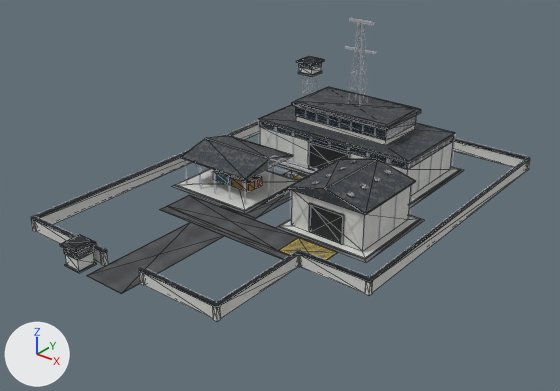
A saved change to the glTF model Models/naval_command_lvl2.glb.
One viewpoint serves both versions: a camera (50 mm lens) standing at (107.8, -143.2, 87.4) and looking at (0.3, -8.9, 4.1). The lights are fixed; the arrows at lower left show +X, +Y and +Z. The older version comes first. Mesh edges are drawn as thin lines on the coarser meshes. Vertices at exactly the same position are counted once.

The scene before the commit, as lines of its bpy script (objects in view):
```python
me_nvc_l2_asphalt_010 = bpy.data.meshes.new('NVC_L2_Asphalt.010')
me_nvc_l2_asphalt_010.from_pydata(...)  # 64 vertices, 108 faces; spans x -23.2..23.2, y -58.5..12.1, z 0.0..0.1
me_nvc_l2_asphalt_010.materials.append(mat_mat_no_asphalt)  # picture img_tex_no_asphalt
me_nvc_l2_concdark_007 = bpy.data.meshes.new('NVC_L2_ConcDark.007')
me_nvc_l2_concdark_007.from_pydata(...)  # 48 vertices, 72 faces; spans x -35.7..30.9, y -58.9..50.7, z 0.0..16.0
me_nvc_l2_concdark_007.materials.append(mat_mat_no_concrete_dark)  # picture img_tex_no_concrete_dark
me_nvc_l2_windowdark_007 = bpy.data.meshes.new('NVC_L2_WindowDark.007')
me_nvc_l2_windowdark_007.from_pydata(...)  # a box spanning x -19.3..-14.8, y -58.7..-54.3, z 3.1..4.2; a box spanning x -26.0..22.0, y 15.0..39.0, z 8.8..10.4; a box spanning x -16.7..12.7, y 19.3..34.7, z 12.9..16.1; a box spanning x -35.6..-30.4, y 45.4..50.6, z 17.5..18.5
me_nvc_l2_windowdark_007.materials.append(mat_mat_no_window_dark)  # picture img_tex_no_window_dark
ob_nvc_l2_asphalt = bpy.data.objects.new('NVC_L2_Asphalt', me_nvc_l2_asphalt_010)
ob_nvc_l2_asphalt.location = (0.0, 0.0, 0.0)
ob_nvc_l2_concdark = bpy.data.objects.new('NVC_L2_ConcDark', me_nvc_l2_concdark_007)
ob_nvc_l2_concdark.location = (0.0, 0.0, 0.0)
ob_nvc_l2_windowdark = bpy.data.objects.new('NVC_L2_WindowDark', me_nvc_l2_windowdark_007)
ob_nvc_l2_windowdark.location = (0.0, 0.0, 0.0)
# also in view: 'NVC_L2_SteelTruss' at (0.0, 0.0, 20.4); 'NVC_L2_SteelDark' at (0.0, -2.4, 10.3); 'NVC_L2_DoorCorr' at (7.0, 0.4, 4.4); 'NVC_L2_HatchZone' at (7.2, -6.8, 0.1); 'NVC_L2_ConcLight' at (0.0, -2.6, 9.5)
```
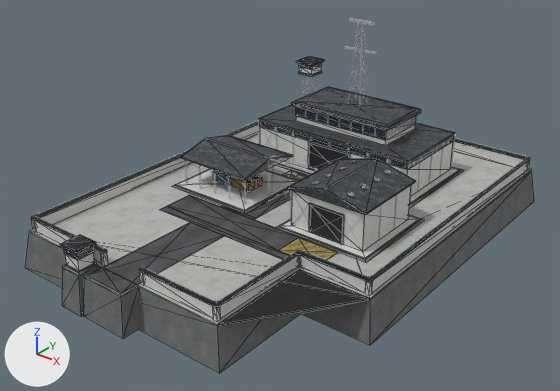
What differs and where, as boxes (x1, y1, x2, y2) in the pictures (560 x 391 px):
'NVC_L2_ConcMid', added: after (29, 134, 532, 326)
'NVC_L2_ConcDark', reshaped (27% wider, 49% taller): before (65, 71, 464, 273); after (25, 71, 534, 373)
part 1 of me_nvc_l2_concdark_007, added: after (25, 171, 534, 373)

Diff of the bpy script that builds the scene:
```diff
--- a/Models/naval_command_lvl2.glb.py
+++ b/Models/naval_command_lvl2.glb.py
@@ img_tex_no_concrete_mid @@
+img_tex_no_concrete_mid = load_image('tex_no_concrete_mid', '_unpacked/tex_no_concrete_mid', 512, 512, 'sRGB')
@@ mat_mat_no_concrete_mid @@
+mat_mat_no_concrete_mid = principled_material('Mat_NO_Concrete_Mid')
+mat_mat_no_concrete_mid.texture = img_tex_no_concrete_mid
+mat_mat_no_concrete_mid.roughness = 0.88
@@ me_nvc_l2_concdark_007 @@
 # used by ob_nvc_l2_concdark; location = (0.0, 0.0, 0.0)
-me_nvc_l2_concdark_007.from_pydata(...)  # 48 vertices, 72 faces; spans x -35.7..30.9, y -58.9..50.7, z 0.0..16.0
+me_nvc_l2_concdark_007.from_pydata(...)  # 76 vertices, 116 faces; spans x -40.8..40.8, y -60.4..55.8, z -10.0..16.0
+# me_nvc_l2_concdark_007 part 1
+# 28 vertices are added at x -40.8..40.8, y -60.4..55.8, z -10.0..-0.3
+# 44 new faces join them
 me_nvc_l2_concdark_007.materials.append(mat_mat_no_concrete_dark)
@@ me_nvc_l2_concmid_001 @@
+me_nvc_l2_concmid_001.from_pydata(...)  # 28 vertices, 44 faces; spans x -39.2..39.2, y -59.3..54.2, z -0.4..0.0
+me_nvc_l2_concmid_001.materials.append(mat_mat_no_concrete_mid)  # picture img_tex_no_concrete_mid
@@ ob_nvc_l2_concmid @@
+ob_nvc_l2_concmid = bpy.data.objects.new('NVC_L2_ConcMid', me_nvc_l2_concmid_001)
+ob_nvc_l2_concmid.location = (0.0, 0.0, 0.0)
```
